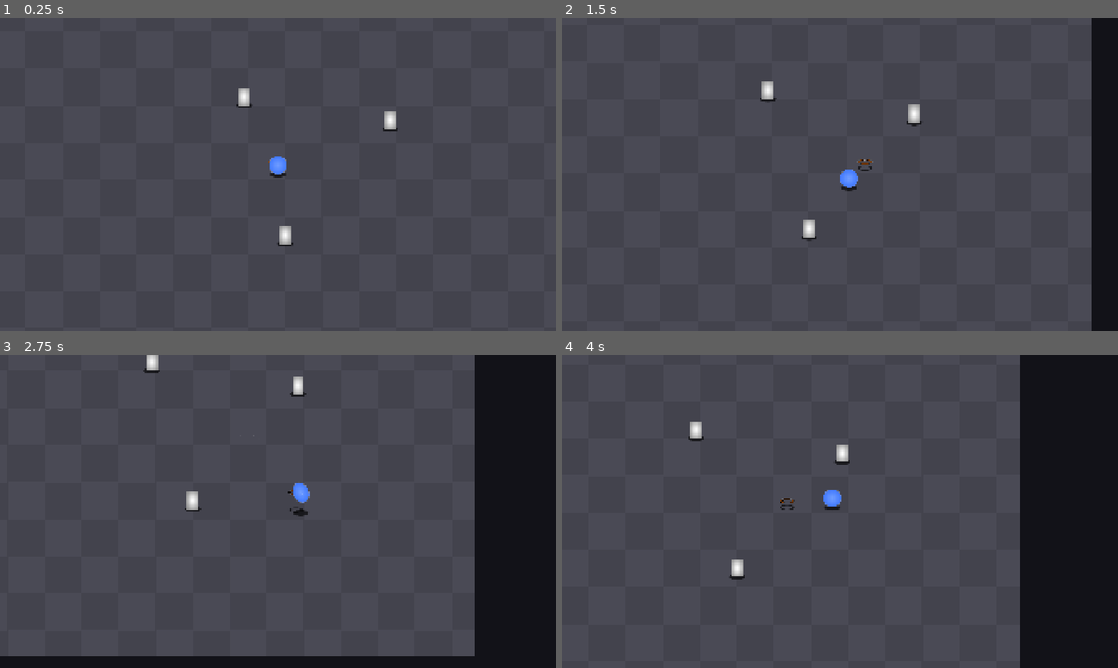
Above: before the commit, frames 1-4 (two rows, left to right).
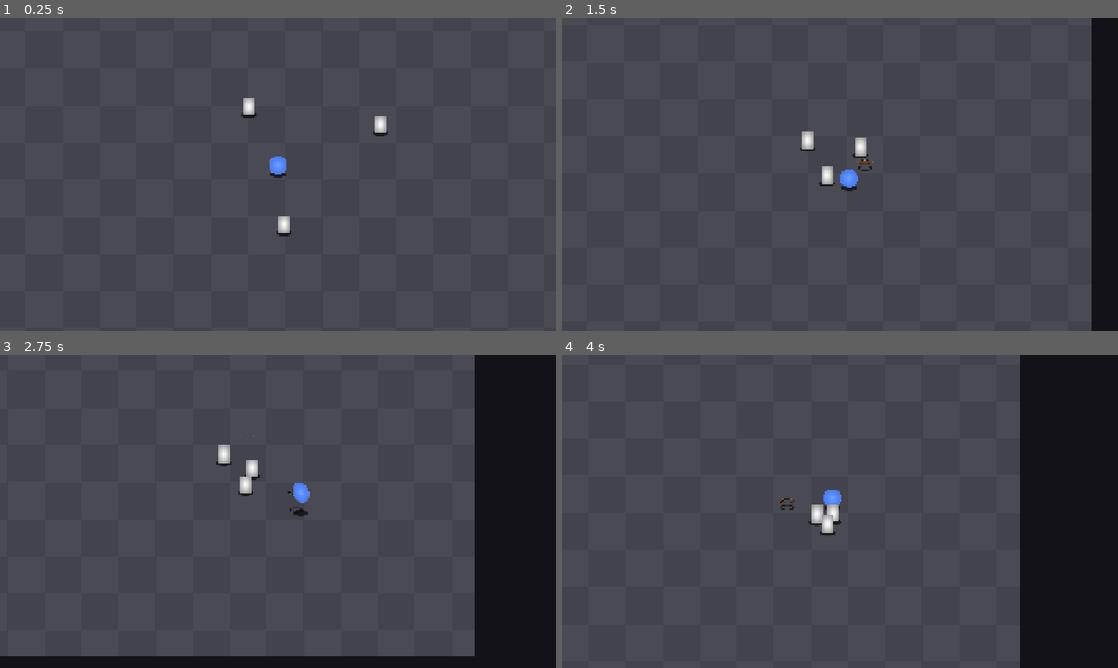
Above: after the commit, the same moments.

Repository: Lucarni-Lucas/entrega-boss-lucarni-lucas
Game: Godot game, scene res://scenes/arena.tscn
Same seed, same stepped clock (60 frames per second), same inputs: the game is played once before the commit and once after it.
Inputs:
- Up to frame 1 (0.25 s): no input
- Up to frame 2 (1.5 s): hold D (mover_derecha) 0.53-1.28 s; tap Z (boomerang) at 0.6 s; hold S (mover_abajo) from 1.28 s (still down); tap X (dive) at 1.35 s
- Up to frame 3 (2.75 s): release S (mover_abajo) at 2.03 s; hold D (mover_derecha) from 2.03 s (still down); tap Space (ground_pound) at 2.1 s
- Up to frame 4 (4 s): release D (mover_derecha) at 2.78 s; hold W (mover_arriba) 2.78-3.53 s; tap C (slash) at 2.85 s; hold A (mover_izquierda) from 3.53 s (still down); tap Z (boomerang) at 3.6 s

The runs differ from the first frame. In frame 1, 0.7% of the frame differs, in the area x 42-72%, y 22-73%; in frame 2, 0.8%, in the area x 35-65%, y 20-72%; in frame 3, 0.8%; in frame 4, 0.8%.

Commit message:
implementacion del movimiento del enemigo hacia el jugador

Diff:
--- a/entrega-boss-lucarni-lucas/resources/enemigo_terrestre.tres
+++ b/entrega-boss-lucarni-lucas/resources/enemigo_terrestre.tres
@@ -4,4 +4,6 @@
 
 [resource]
 script = ExtResource("1_oqnwy")
+alto = 60.0
+fuerza_separacion = 5.0
 metadata/_custom_type_script = "uid://bogkc7efq10ps"
--- a/entrega-boss-lucarni-lucas/scenes/componentes/hitbox.gd
+++ b/entrega-boss-lucarni-lucas/scenes/componentes/hitbox.gd
@@ -6,7 +6,10 @@
 @export var dano := 1
 @export var z_min := 0.0
 @export var z_max := 20.0
+@export var continua := false
+@export_range(0.05, 2, 0.05, "suffix:s") var intervalo := 0.4
 
+var _tiempo := 0.0
 var activa := false
 var _ya_golpeados: Array[Hurtbox] = []
 var _esperando_fisica := false
@@ -23,13 +26,18 @@
 	_ya_golpeados.clear()
 
 
-func _physics_process(_delta: float) -> void:
+func _physics_process(delta: float) -> void:
 	if not activa:
 		return
 	## Las superposiciones de este frame todavía son de la forma anterior.
 	if _esperando_fisica:
 		_esperando_fisica = false
 		return
+	if continua:
+		_tiempo += delta
+		if _tiempo >= intervalo:
+			_tiempo = 0.0
+			_ya_golpeados.clear()
 	for area in get_overlapping_areas():
 		if area is Hurtbox and _puede_golpear(area):
 			_ya_golpeados.append(area)
--- a/entrega-boss-lucarni-lucas/scenes/enemigos/enemigo.gd
+++ b/entrega-boss-lucarni-lucas/scenes/enemigos/enemigo.gd
@@ -7,18 +7,30 @@
 
 var z := 0.0
 var vida: int
+var jugador: Player
 
 @onready var _sombra: Sombra = $Sombra
 @onready var _sprite := $Sprite
 @onready var _hurtbox: Hurtbox = $Hurtbox
+@onready var _visual: Sprite2D = $Sprite/Visual
+@onready var _hitbox: Hitbox = $Hitbox
+@onready var _separacion: Area2D = $Separacion
 
 
 func _ready() -> void:
+	_visual.modulate = params.color
 	vida = params.vida_max
 	z = params.altura_vuelo
 	_hurtbox.z_min = z
 	_hurtbox.z_max = z + params.alto
 	_hurtbox.golpeado.connect(_on_golpeado)
+	jugador = get_tree().get_first_node_in_group("jugador") as Player
+	_hitbox.dano = params.dano_contacto
+	_hitbox.z_min = z
+	_hitbox.z_max = z + params.alto
+	_hitbox.continua = true
+	_hitbox.activar()
+	_hitbox.intervalo = params.intervalo_contacto
 
 
 func _physics_process(_delta: float) -> void:
@@ -38,7 +50,16 @@
 
 
 func _on_golpeado(hitbox: Hitbox) -> void:
-	modulate = Color.RED if modulate == Color.WHITE else Color.WHITE
 	recibir_dano(hitbox.dano)
-	await get_tree().create_timer(0.2).timeout
-	modulate = Color.WHITE
+	if vida <= 0:
+		return
+	modulate = Color.RED
+	create_tween().tween_property(self, "modulate", Color.WHITE, 0.2)
+
+
+func empuje_separacion() -> Vector2:
+	var empuje := Vector2.ZERO
+	for otro in _separacion.get_overlapping_bodies():
+		if otro != self:
+			empuje += otro.global_position.direction_to(global_position)
+	return empuje * params.fuerza_separacion
--- a/entrega-boss-lucarni-lucas/scenes/enemigos/enemigo.tscn
+++ b/entrega-boss-lucarni-lucas/scenes/enemigos/enemigo.tscn
@@ -3,6 +3,7 @@
 [ext_resource type="Script" uid="uid://d131o8ultmlpr" path="res://scenes/enemigos/enemigo.gd" id="1_6sr6t"]
 [ext_resource type="PackedScene" uid="uid://bfl3i6qt58bgu" path="res://scenes/componentes/sombra.tscn" id="1_8uhct"]
 [ext_resource type="PackedScene" uid="uid://b5k58mh6urecv" path="res://scenes/componentes/hurtbox.tscn" id="2_6sr6t"]
+[ext_resource type="PackedScene" uid="uid://3nh4upuwnbrk" path="res://scenes/componentes/hitbox.tscn" id="4_gtmhs"]
 
 [sub_resource type="CircleShape2D" id="CircleShape2D_gtmhs"]
 radius = 1.0
@@ -22,7 +23,13 @@
 radius = 18.0
 height = 42.0
 
+[sub_resource type="CircleShape2D" id="CircleShape2D_xrivr"]
+
+[sub_resource type="CircleShape2D" id="CircleShape2D_13qdw"]
+radius = 20.0
+
 [node name="Enemigo" type="CharacterBody2D" unique_id=794546459]
+collision_layer = 4
 script = ExtResource("1_6sr6t")
 
 [node name="CollisionShape2D" type="CollisionShape2D" parent="." unique_id=658689249]
@@ -43,3 +50,17 @@
 [node name="CollisionShape2D" type="CollisionShape2D" parent="Hurtbox" unique_id=1220264362]
 rotation = 1.5707964
 shape = SubResource("CapsuleShape2D_ldkxj")
+
+[node name="Hitbox" parent="." unique_id=1321716141 instance=ExtResource("4_gtmhs")]
+collision_mask = 2
+
+[node name="CollisionShape2D" type="CollisionShape2D" parent="Hitbox" unique_id=2026929855]
+rotation = 1.5707964
+shape = SubResource("CircleShape2D_xrivr")
+
+[node name="Separacion" type="Area2D" parent="." unique_id=1990458487]
+collision_layer = 0
+collision_mask = 4
+
+[node name="CollisionShape2D" type="CollisionShape2D" parent="Separacion" unique_id=1993446038]
+shape = SubResource("CircleShape2D_13qdw")
--- /dev/null
+++ b/entrega-boss-lucarni-lucas/scenes/enemigos/terrestre.gd
@@ -0,0 +1,9 @@
+extends Enemigo
+
+
+func _physics_process(delta: float) -> void:
+	super(delta)
+	if jugador == null:
+		return
+	velocity = global_position.direction_to(jugador.global_position) * params.velocidad + empuje_separacion()
+	move_and_slide()
--- a/entrega-boss-lucarni-lucas/scenes/enemigos/terrestre.tscn
+++ b/entrega-boss-lucarni-lucas/scenes/enemigos/terrestre.tscn
@@ -2,6 +2,8 @@
 
 [ext_resource type="PackedScene" uid="uid://cv777jrmhvrqr" path="res://scenes/enemigos/enemigo.tscn" id="1_crrjn"]
 [ext_resource type="Resource" uid="uid://bauovwlt6r0be" path="res://resources/enemigo_terrestre.tres" id="2_30hq7"]
+[ext_resource type="Script" uid="uid://bvq6klc348nhk" path="res://scenes/enemigos/terrestre.gd" id="2_qx8v0"]
 
 [node name="Terrestre" unique_id=794546459 instance=ExtResource("1_crrjn")]
+script = ExtResource("2_qx8v0")
 params = ExtResource("2_30hq7")
--- a/entrega-boss-lucarni-lucas/scenes/player/player.gd
+++ b/entrega-boss-lucarni-lucas/scenes/player/player.gd
@@ -3,6 +3,8 @@
 
 signal aterrizo
 signal reboto
+signal vida_cambio(actual: int, maximo: int)
+signal murio
 
 enum Estado { EN_SUELO, EN_AIRE, DIVE, GROUND_POUND, VAULT, THROW }
 
@@ -15,6 +17,8 @@
 var tiene_boomerang := true
 var verbo_activo: VerboExclusivo = null
 var escala_gravedad := 1.0
+var vida: int
+var _tiempo_invulnerable := 0.0
 
 @onready var _walk := $Walk
 @onready var _sprite := $Sprite
@@ -24,14 +28,18 @@
 @onready var _ground_pound := $GroundPound
 @onready var _dive := $Dive
 @onready var _boomerang := $Boomerang
+@onready var _hurtbox: Hurtbox = $Hurtbox
 
 
 func _ready() -> void:
 	_ground_pound.anticipo.connect(_on_anticipo_gp)
 	_ground_pound.impacto.connect(_on_impacto_gp)
+	vida = params.vida_max
+	_hurtbox.golpeado.connect(_on_golpeado)
 
 
 func _physics_process(delta: float) -> void:
+	_actualizar_invulnerabilidad(delta)
 	_walk.procesar_fisica(self, delta)
 	_jump.procesar_fisica(self, delta)
 	_ground_pound.procesar_fisica(self, delta)
@@ -40,6 +48,8 @@
 	move_and_slide()
 
 	_actualizar_altura(delta)
+	_hurtbox.z_min = z
+	_hurtbox.z_max = z + params.alto_cuerpo
 	_sprite.position.y = -z
 	_slash.procesar_fisica(self, delta)
 	_shadow.actualizar(z)
@@ -138,3 +148,28 @@
 
 func _on_reboto() -> void:
 	_sprite.deformar(params.anim_rebote_escala, params.anim_rebote_ida, params.anim_rebote_vuelta)
+
+
+func recibir_dano(cantidad: int) -> void:
+	if _tiempo_invulnerable > 0.0:
+		return
+	vida = maxi(vida - cantidad, 0)
+	vida_cambio.emit(vida, params.vida_max)
+	if vida == 0:
+		murio.emit()
+		set_physics_process(false)
+		return
+	_tiempo_invulnerable = params.invulnerabilidad
+	_sprite.modulate = Color.RED
+	create_tween().tween_property(_sprite, "modulate", Color.WHITE, 0.2)
+
+
+func _actualizar_invulnerabilidad(delta: float) -> void:
+	if _tiempo_invulnerable <= 0.0:
+		return
+	_tiempo_invulnerable = maxf(_tiempo_invulnerable - delta, 0.0)
+	_sprite.visible = _tiempo_invulnerable == 0.0 or int(_tiempo_invulnerable * params.parpadeo_frecuencia) % 2 == 0
+
+
+func _on_golpeado(hitbox: Hitbox) -> void:
+	recibir_dano(hitbox.dano)
--- a/entrega-boss-lucarni-lucas/scenes/player/player.tscn
+++ b/entrega-boss-lucarni-lucas/scenes/player/player.tscn
@@ -12,6 +12,7 @@
 [ext_resource type="Script" uid="uid://15u2qppeefqe" path="res://scenes/player/dive.gd" id="9_h17s1"]
 [ext_resource type="Script" uid="uid://bsiwgjcw1wblq" path="res://scenes/player/boomerang.gd" id="10_je7p5"]
 [ext_resource type="PackedScene" uid="uid://miq6aanimbvg" path="res://scenes/boomerang/boomerang.tscn" id="12_fm80t"]
+[ext_resource type="PackedScene" uid="uid://b5k58mh6urecv" path="res://scenes/componentes/hurtbox.tscn" id="13_gx1jg"]
 
 [sub_resource type="CircleShape2D" id="CircleShape2D_xrivr"]
 radius = 1.0
@@ -59,7 +60,10 @@
 fill = 2
 fill_from = Vector2(0.25, 0.75)
 
-[node name="Player" type="CharacterBody2D" unique_id=666075403]
+[sub_resource type="CircleShape2D" id="CircleShape2D_13qdw"]
+radius = 20.0
+
+[node name="Player" type="CharacterBody2D" unique_id=666075403 groups=["jugador"]]
 collision_layer = 2
 motion_mode = 1
 script = ExtResource("1_dovo2")
@@ -133,5 +137,11 @@
 [node name="Visual" type="Sprite2D" parent="Boomerang/EnMano" unique_id=1182111535]
 texture = SubResource("GradientTexture2D_7f2x3")
 
+[node name="Hurtbox" parent="." unique_id=1222409529 instance=ExtResource("13_gx1jg")]
+collision_layer = 2
+
+[node name="CollisionShape2D" type="CollisionShape2D" parent="Hurtbox" unique_id=1845187846]
+shape = SubResource("CircleShape2D_13qdw")
+
 [connection signal="aterrizo" from="." to="." method="_on_aterrizo"]
 [connection signal="reboto" from="." to="." method="_on_reboto"]
--- a/entrega-boss-lucarni-lucas/scripts/enemy_params.gd
+++ b/entrega-boss-lucarni-lucas/scripts/enemy_params.gd
@@ -6,3 +6,6 @@
 @export_range(0, 500, 5, "suffix:px") var alto: float = 40.0
 @export_range(0, 500, 5, "suffix:px") var altura_vuelo: float = 0.0
 @export var dano_contacto: int = 5
+@export var color := Color.WHITE
+@export_range(0.05, 2, 0.05, "suffix:s") var intervalo_contacto: float = 0.4
+@export_range(0, 500, 5, "suffix:px/s") var fuerza_separacion: float = 120.0
--- a/entrega-boss-lucarni-lucas/scripts/player_params.gd
+++ b/entrega-boss-lucarni-lucas/scripts/player_params.gd
@@ -31,6 +31,9 @@
 
 @export_group("Cuerpo")
 @export_range(0, 200, 1, "suffix:px") var alto_cuerpo: float = 64.0
+@export var vida_max: int = 20
+@export_range(0, 3, 0.05, "suffix:s") var invulnerabilidad: float = 1.0
+@export_range(1, 30, 1, "suffix:Hz") var parpadeo_frecuencia: float = 12.0
 
 @export_group("Slash")
 @export var slash_dano: int = 1
Not shown, added: entrega-boss-lucarni-lucas/scenes/enemigos/terrestre.gd.uid
